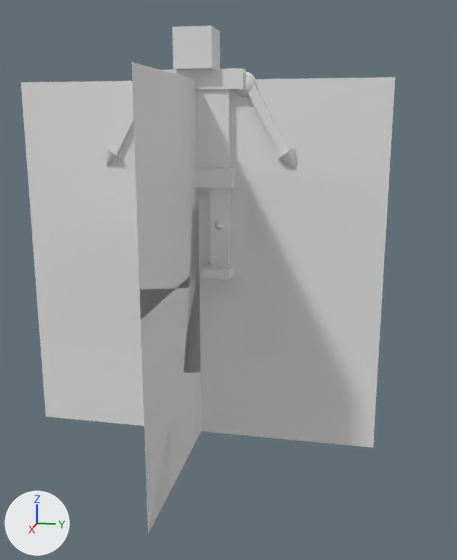
The FBX model Game/res/modelos/RobotGraficos3.fbx: old version first, new version second.
Before and after are seen from a 50 mm lens placed at (13.43, 3.35, 3.1), pointed at (0.14, 0.69, -0.22). Arrows for +X, +Y and +Z are at lower left; the lights stay in place. Where no turn or scale is listed for an object, it has been applied to the vertices.

The first picture shows 'BSP_Plane1', 'BSP_Plane2', 'BSP_Plane3', 'Chest', 'Down_Body', 'Head', 'Left_Arm', 'Right_Arm', 'Right_Hand', 'Right_Knee', 'Right_Leg', 'Right_Shoulder', 'Upper_Body'.
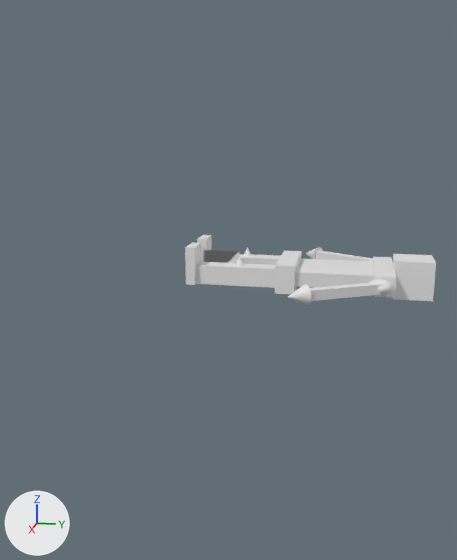
Where the change shows, as pixel boxes [x1, y1, x2, y2] in the pictures (457 x 560 px):
'BSP_Plane1', reshaped (not visible afterwards): before [21, 77, 395, 448]
'BSP_Plane3', reshaped: before [132, 62, 201, 533]; after [204, 250, 239, 263]
'BSP_Plane2', reshaped: before [140, 207, 201, 534]; after [204, 252, 239, 287]
'Chest', reshaped: before [196, 89, 230, 168]; after [295, 259, 375, 287]
'Head', reshaped (8% narrower, 7% taller): before [172, 26, 220, 70]; after [392, 254, 436, 301]
'Upper_Body', reshaped: before [163, 68, 246, 90]; after [373, 257, 396, 297]
'Down_Body', reshaped: before [195, 168, 235, 188]; after [275, 251, 302, 294]
'Left_Arm', reshaped: before [109, 101, 134, 154]; after [316, 251, 373, 261]
'Right_Hand', reshaped (25% wider): before [278, 148, 297, 169]; after [288, 284, 312, 305]
'Right_Shoulder', reshaped (35% shorter): before [234, 72, 257, 97]; after [369, 279, 393, 295]
'Right_Knee', reshaped: before [215, 220, 224, 230]; after [235, 256, 244, 266]

What changed in the scene script:
```text
Change me_plane_003:
    where me_plane_003.from_pydata(...)  # 4 vertices, 1 face; spans x 0.0, y -4.0..4.0, z -4.0..4.0
    me_plane_003 part 6
    me_plane_003.vertices[0].co: (0.0, -4.0, 4.0) -> (0.4, 0.1, 0.0)  # pixel (20, 82) -> not seen
    me_plane_003.vertices[1].co: (0.0, -4.0, -4.0) -> (-0.4, 0.1, 0.0)  # pixel (45, 416) -> not seen
    me_plane_003.vertices[2].co: (0.0, 4.0, 4.0) -> (0.4, 0.9, 0.0)  # pixel (395, 77) -> not seen
    me_plane_003.vertices[3].co: (0.0, 4.0, -4.0) -> (-0.4, 0.9, 0.0)  # pixel (373, 447) -> not seen
Change me_cube_018:
    where me_cube_018.from_pydata(...)  # 8 vertices, 6 faces; spans x -0.1..0.1, y -1.987..-1.013, z 2.457..3.943
    me_cube_018 part 11: the whole mesh is multiplied about the mesh origin by the matrix ((0.0, 1.0, 0.0), (0.0, 0.0, 1.0), (1.0, 0.0, 0.0))
Change me_sphere_005:
    where me_sphere_005.from_pydata(...)  # 482 vertices, 512 faces; spans x -0.15..0.15, y 0.75..1.25, z 3.65..4.15
    me_sphere_005 part 2: the whole mesh is multiplied about the mesh origin by the matrix ((0.0, 1.0, 0.0), (0.0, 0.0, 1.0), (1.0, 0.0, 0.0))
Change me_cone_002:
    where me_cone_002.from_pydata(...)  # 33 vertices, 33 faces; spans x 0.0..0.4, y 0.3..0.7, z 0.8..1.2
    me_cone_002 part 7: the whole mesh is multiplied about the mesh origin by the matrix ((0.0, 1.0, 0.0), (0.0, 0.0, 1.0), (1.0, 0.0, 0.0))
Change me_cube_015:
    where me_cube_015.from_pydata(...)  # 8 vertices, 6 faces; spans x -0.3..0.3, y -0.8..0.8, z 1.8..2.2
    me_cube_015 part 8: the whole mesh is multiplied about the mesh origin by the matrix ((0.0, 1.0, 0.0), (0.0, 0.0, 1.0), (1.0, 0.0, 0.0))
Change me_plane_004:
    where me_plane_004.from_pydata(...)  # 4 vertices, 1 face; spans x -4.0..4.0, y 0.0, z -4.0..4.0
    me_plane_004 part 9
    me_plane_004.vertices[0].co: (-4.0, 0.0, -4.0) -> (0.0, 0.9, 0.4)  # not seen -> pixel (239, 251)
    me_plane_004.vertices[1].co: (4.0, 0.0, -4.0) -> (0.0, 0.9, -0.4)  # pixel (147, 534) -> pixel (238, 286)
    me_plane_004.vertices[2].co: (-4.0, 0.0, 4.0) -> (0.0, 0.1, 0.4)  # not seen -> pixel (203, 249)
    me_plane_004.vertices[3].co: (4.0, 0.0, 4.0) -> (0.0, 0.1, -0.4)  # pixel (131, 61) -> pixel (203, 285)
Change me_cube_020:
    where me_cube_020.from_pydata(...)  # 8 vertices, 6 faces; spans x -0.4..0.4, y -0.4..0.4, z 4.195..4.995
    me_cube_020 part 3: the whole mesh is multiplied about the mesh origin by the matrix ((0.0, 1.0, 0.0), (0.0, 0.0, 1.0), (1.0, 0.0, 0.0))
Change me_cone_005:
    where me_cone_005.from_pydata(...)  # 33 vertices, 33 faces; spans x -0.2..0.2, y 1.721..2.115, z 2.193..2.636
    me_cone_005 part 1: the whole mesh is multiplied about the mesh origin by the matrix ((0.0, 1.0, 0.0), (0.0, 0.0, 1.0), (1.0, 0.0, 0.0))
Change me_plane_005:
    where me_plane_005.from_pydata(...)  # 4 vertices, 1 face; spans x -4.0..4.0, y 0.0, z -4.0..4.0
    me_plane_005 part 10
    me_plane_005.vertices[0].co: (-4.0, 0.0, 4.0) -> (0.0, 0.1, -0.4)  # not seen -> pixel (203, 285)
    me_plane_005.vertices[1].co: (4.0, 0.0, 4.0) -> (0.0, 0.1, 0.4)  # pixel (131, 61) -> pixel (203, 249)
    me_plane_005.vertices[2].co: (-4.0, 0.0, -4.0) -> (0.0, 0.9, -0.4)  # not seen -> pixel (238, 286)
    me_plane_005.vertices[3].co: (4.0, 0.0, -4.0) -> (0.0, 0.9, 0.4)  # pixel (147, 534) -> pixel (239, 251)
Change me_cube_017:
    where me_cube_017.from_pydata(...)  # 8 vertices, 6 faces; spans x -0.15..0.15, y -0.7..0.7, z 2.0..4.0
    me_cube_017 part 5: the whole mesh is multiplied about the mesh origin by the matrix ((0.0, 1.0, 0.0), (0.0, 0.0, 1.0), (1.0, 0.0, 0.0))
Change me_cube_016:
    where me_cube_016.from_pydata(...)  # 8 vertices, 6 faces; spans x -0.2..0.2, y -1.0..1.0, z 3.8..4.2
    me_cube_016 part 4: the whole mesh is multiplied about the mesh origin by the matrix ((0.0, 1.0, 0.0), (0.0, 0.0, 1.0), (1.0, 0.0, 0.0))
```
